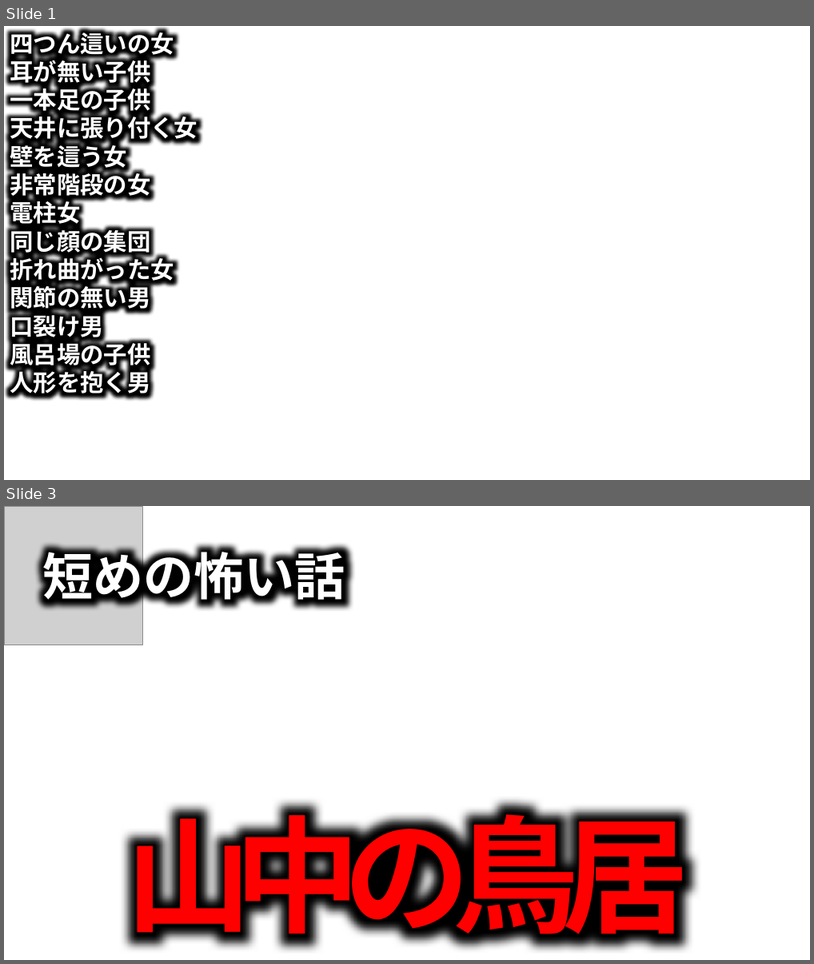
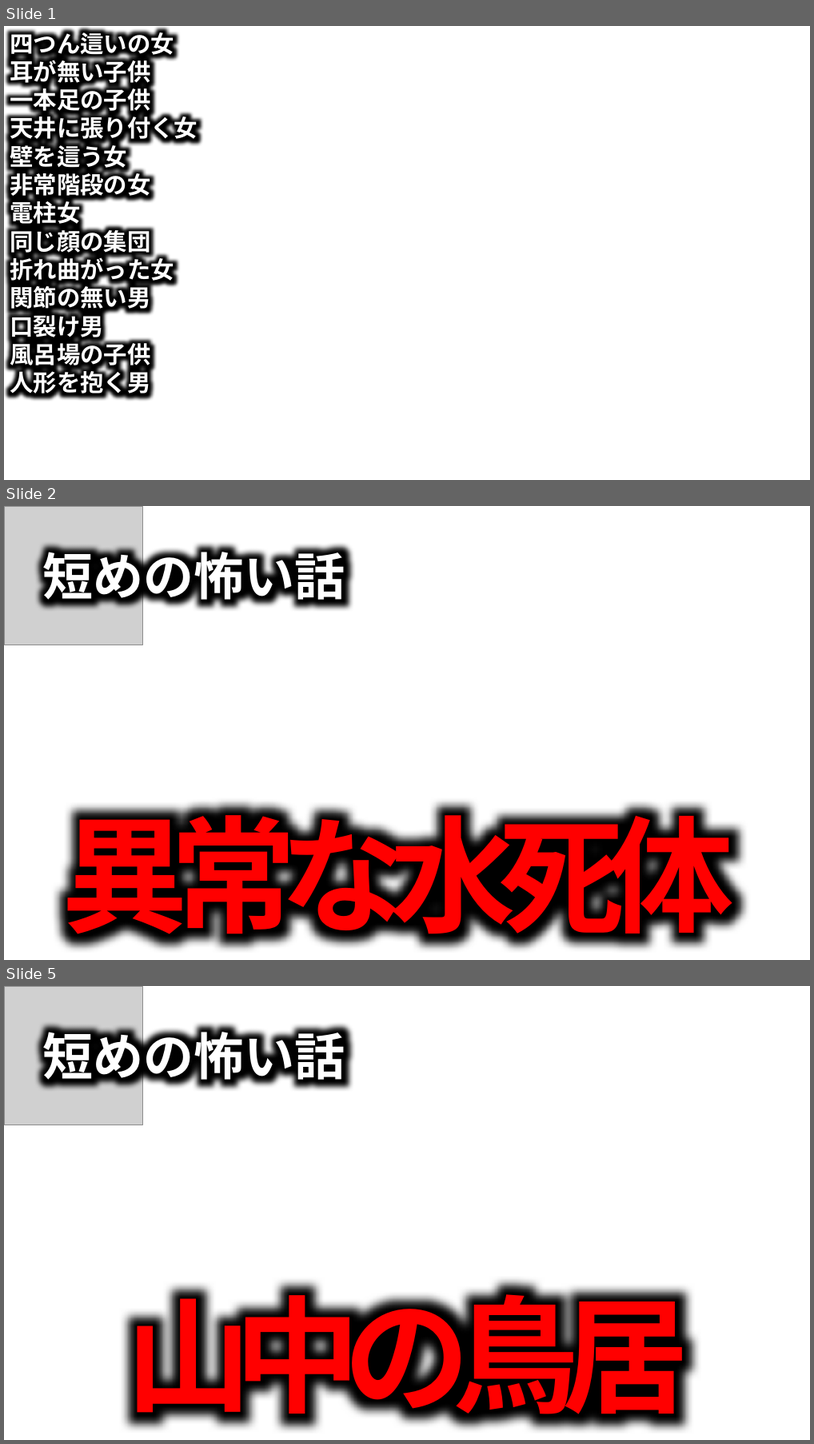
Before and after one commit to takeko333/ContentGenerator, a slide deck: bkup/Channels/ほたてまだこ/サムネイル_Horror.pptx. Shown one above the other, each under a label of ours: slides 1 and 3 before the commit, slides 1, 2 and 5 after it; the slides between them are not shown. The pictures are 814x964 and 814x1444 pixels, drawn with LibreOffice and Linux fonts; fonts in the diff are those of the drawing; grey boxes stand for pictures; background and template pictures are left out. Boxes give left, top, right and bottom in pixels: in the first picture for what was removed or moved away, otherwise in the second. Text is boxed around its words. In the diff, an @@ line names an element or a change of style, - is before the commit and + after.

```diff
--- a/bkup/Channels/ほたてまだこ/サムネイル_Horror.pptx
+++ b/bkup/Channels/ほたてまだこ/サムネイル_Horror.pptx
@@ slide 2 added at <box>4,506,810,960</box>, background picture (left out) @@
@@ picture added at <box>4,506,142,644</box> @@
@@ text added at <box>43,544,346,608</box>, 60 pt, text #FFFFFF, bold @@
+短めの怖い話
@@ text added at <box>62,794,734,953</box>, 150 pt, text gradient #FF0000 to #000000, bold @@
+異常な水死体
@@ what was slide 3 is now slide 5 @@
```
Also in this commit, not shown: 1 slide changed, 1 other slide added, 8 other files.
